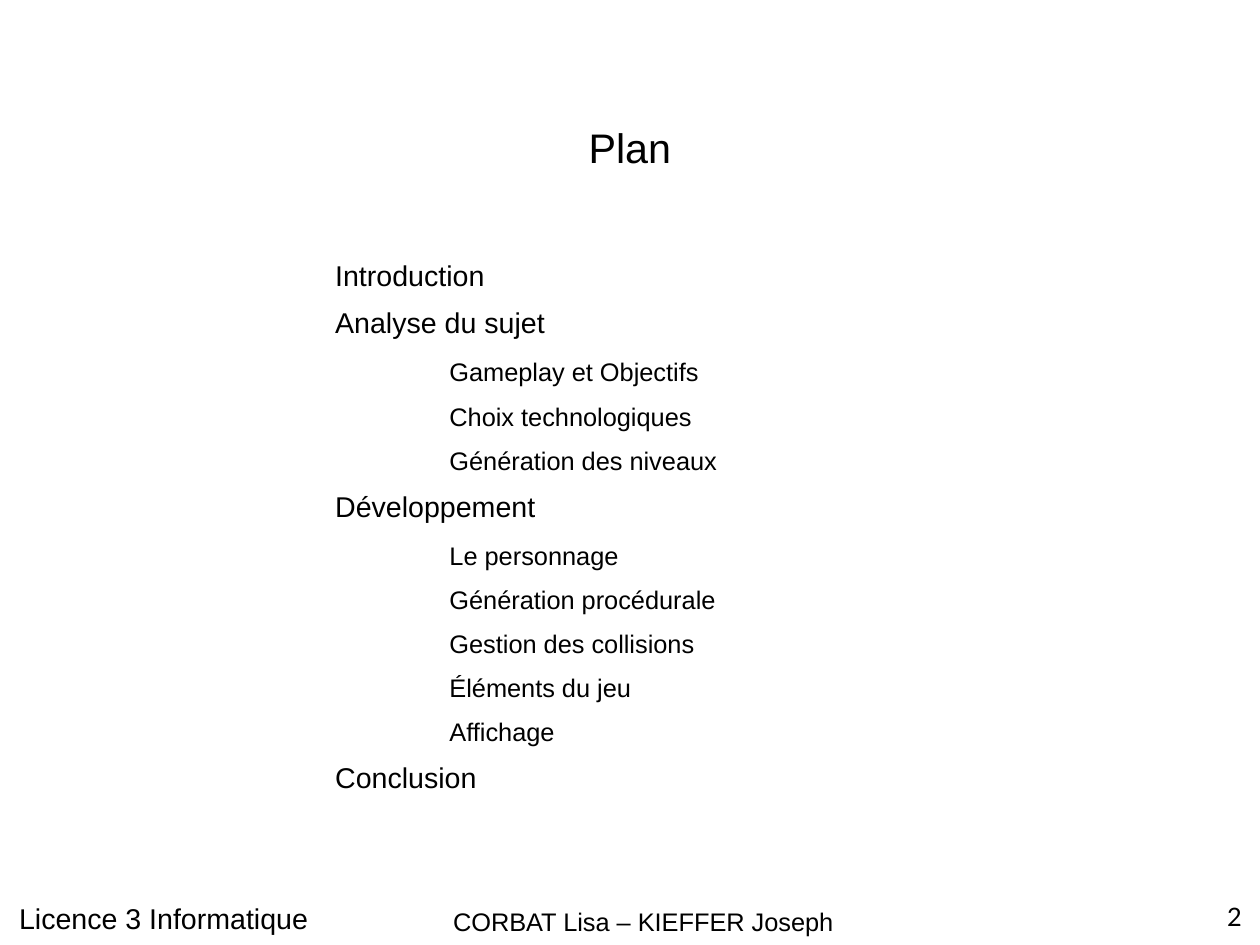
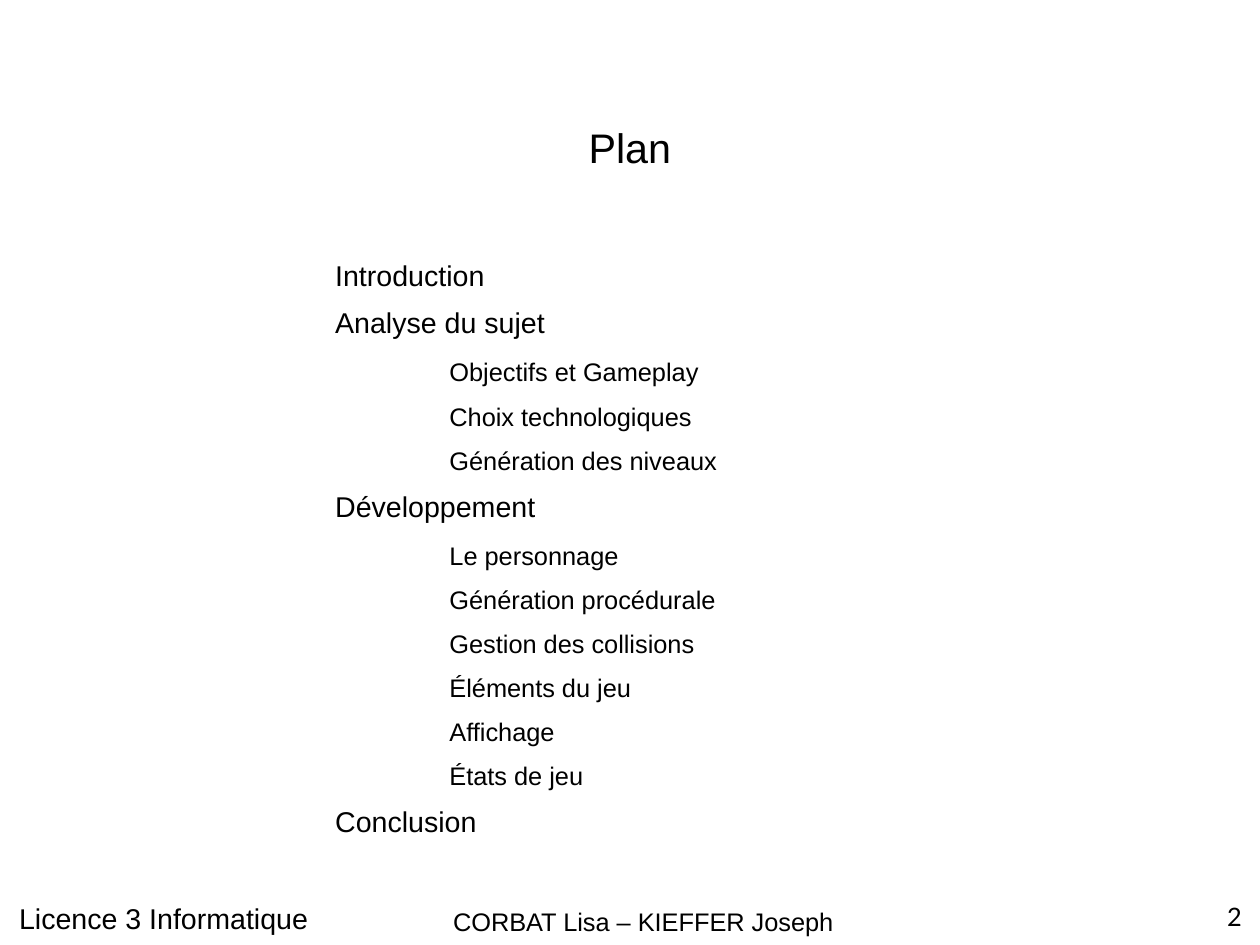
Before and after one commit to Vizepi/ProjetL3, a slide deck: slide 2 of Presentation.odp. Drawn at 1260x945 pixels with LibreOffice and Linux fonts; fonts in the diff are those of the drawing; background and template pictures are left out. Boxes give left, top, right and bottom in pixels: in the first picture for what was removed or moved away, otherwise in the second. Text is boxed around its words. In the diff, an @@ line names an element or a change of style, - is before the commit and + after.

```diff
--- a/Presentation.odp
+++ b/Presentation.odp
@@ text at [449, 362, 698, 387]: text changed @@
-Gameplay et Objectifs
+Objectifs et Gameplay
@@ text at [449, 765, 583, 791]: paragraph added @@
+États de jeu
```
Also in this commit, not shown: 9 slides added.
